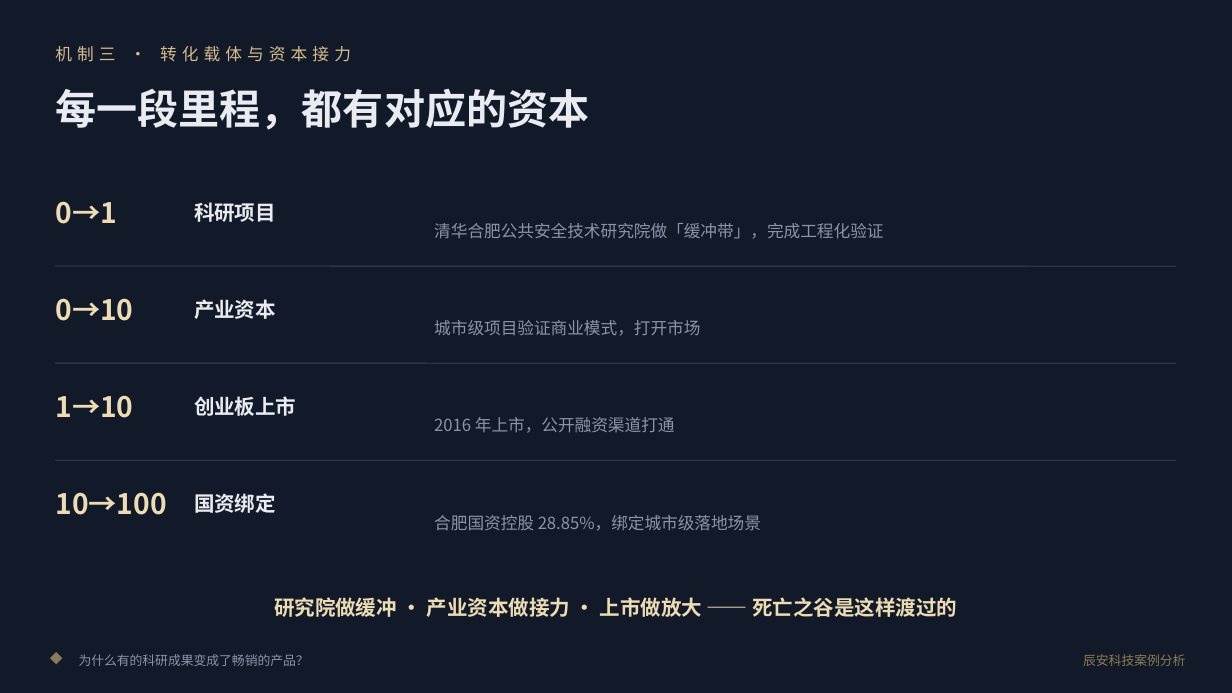
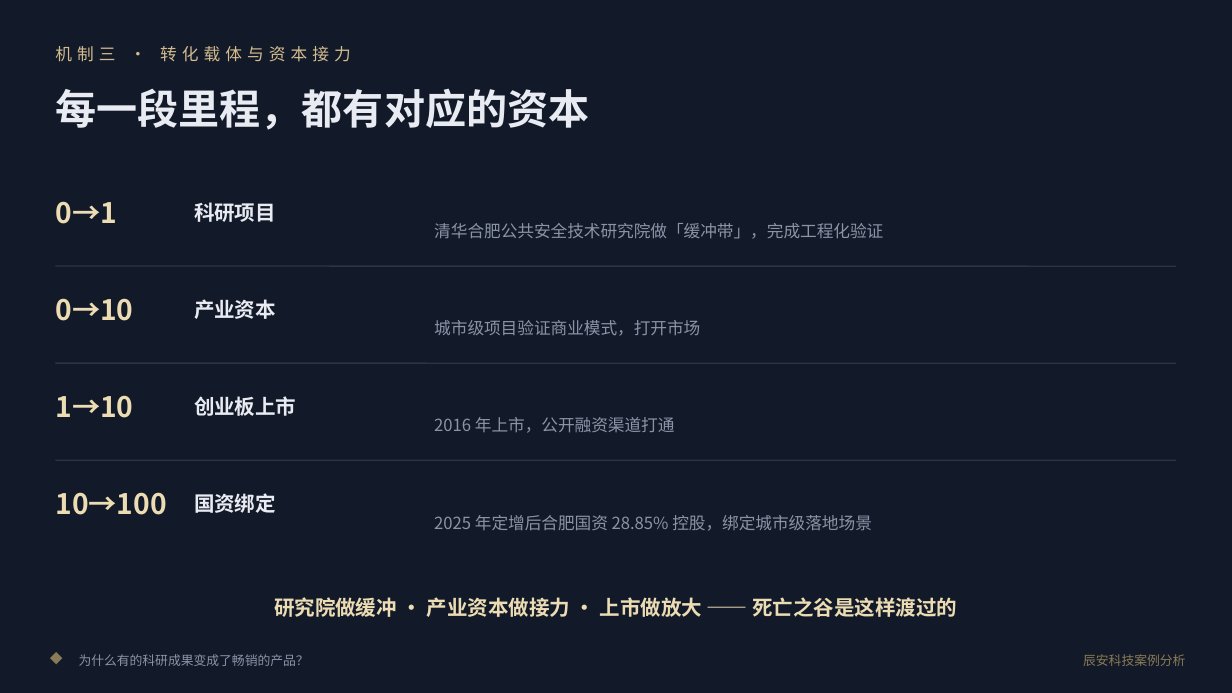
Before and after one commit to sdh0219/susu-tools, a slide deck: slide 7 of web/assets/files/小组案例分析报告-辰安科技.pptx. Drawn at 1232x693 pixels with LibreOffice and Linux fonts; fonts in the diff are those of the drawing. Boxes give left, top, right and bottom in pixels: in the first picture for what was removed or moved away, otherwise in the second. Text is boxed around its words. In the diff, an @@ line names an element or a change of style, - is before the commit and + after.

```diff
--- a/web/assets/files/小组案例分析报告-辰安科技.pptx
+++ b/web/assets/files/小组案例分析报告-辰安科技.pptx
@@ text at bbox=[434, 515, 872, 531]: text changed @@
-合肥国资控股 28.85%，绑定城市级落地场景
+2025 年定增后合肥国资 28.85% 控股，绑定城市级落地场景
```
Also in this commit, not shown: 1 other slide changed, 2 other files.
